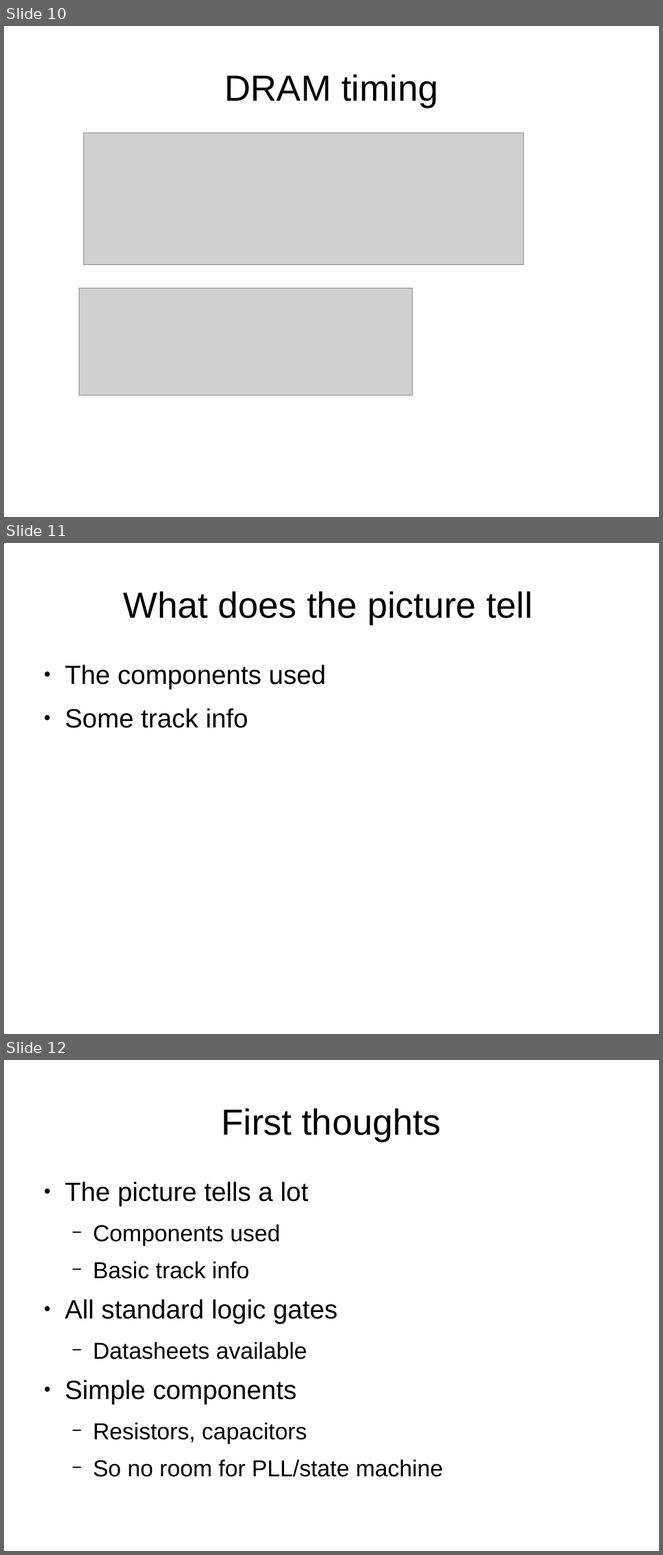
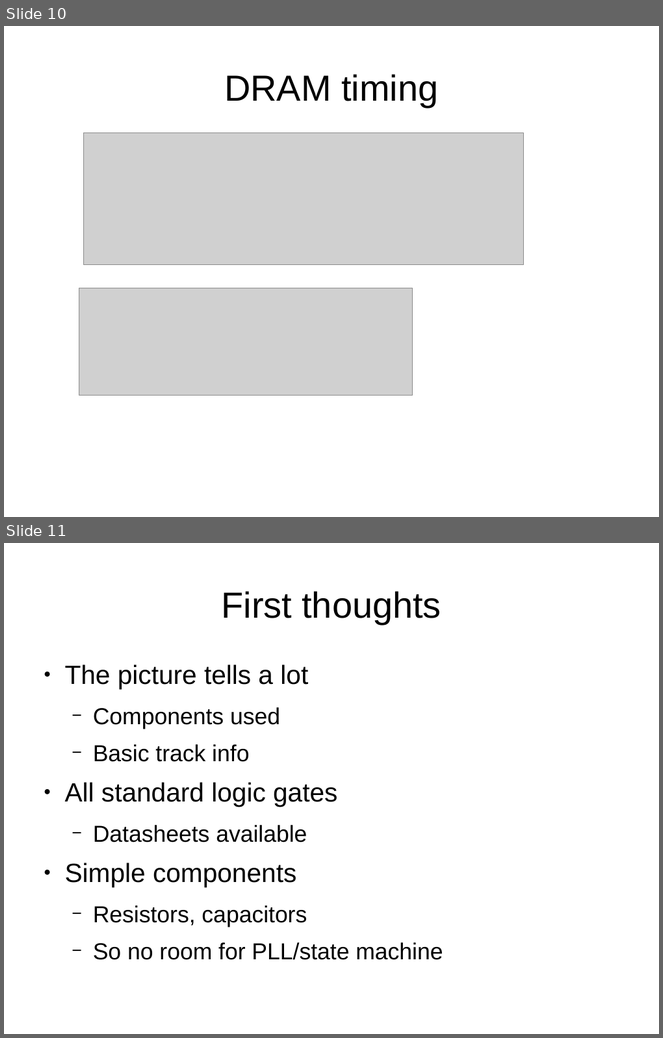
Before and after one commit to bendooks/vixen, a slide deck: talk/bjdooks-vixen-ram.odp. Shown one above the other, each under a label of ours: slides 10, 11 and 12 before the commit, slides 10 and 11 after it. The pictures are 663x1555 and 663x1038 pixels, drawn with LibreOffice and Linux fonts; fonts in the diff are those of the drawing; grey boxes stand for pictures; background and template pictures are left out. Boxes give left, top, right and bottom in pixels: in the first picture for what was removed or moved away, otherwise in the second. Text is boxed around its words. In the diff, an @@ line names an element or a change of style, - is before the commit and + after.

```diff
--- a/talk/bjdooks-vixen-ram.odp
+++ b/talk/bjdooks-vixen-ram.odp
@@ slide 11 removed at (x1=4, y1=543, x2=659, y2=1034), background #FFFFFF @@
@@ title removed at (x1=124, y1=591, x2=532, y2=624) @@
-What does the picture tell
@@ text removed at (x1=65, y1=665, x2=326, y2=728) @@
-● The components used
-● Some track info
@@ what was slide 12 is now slide 11 @@
```
Also in this commit, not shown: 8 slides changed.
